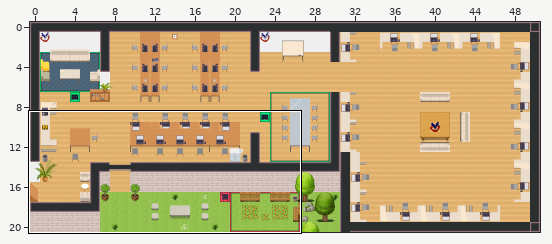
Tiled map (JSON) -- map.tmj. Above, an overview of the earlier version with the close-up marked.
Close-up. Before the edit:
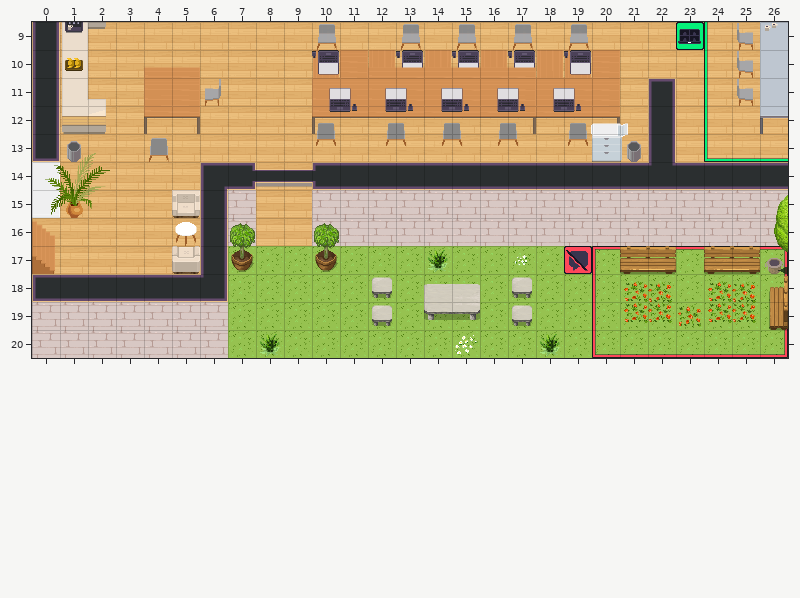
Cells are 32x32 px. Shown: x 0..26, y 9..20. The commit also changed other parts of the map, which this record leaves out.
The result:
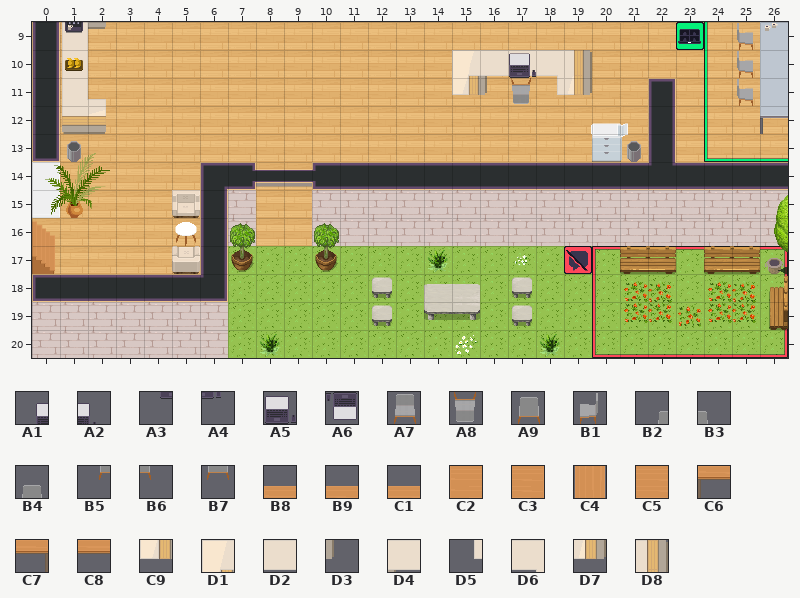
Key: from "WA_Miscellaneous": A1 2, A2 3, A3 12, A4 13, A5 23, A6 23 turned 180; from "WA_Seats": A7 117, A8 117 turned 180, A9 118, B1 120, B2 123, B3 124, B4 126, B5 136, B6 137, B7 139; from "WA_Tables": B8 0, B9 1, C1 3, C2 10, C3 11, C4 12, C5 13, C6 20, C7 21, C8 23, C9 78 turned 270, D1 79 turned 270, D2 80 turned 270, D3 88 turned 270, D4 89 turned 270, D5 108 turned 270, D6 109 turned 270, D7 118 turned 270, D8 119 turned 270.
__ is an empty cell.
Tiles replaced or removed in this view: A1, A2, A3, A4, A6, A7, A9, B1, B2, B3, B4, B5, B6, B7, B8, B9, C1, C2, C3, C4, C5, C6, C7, C8.
The exact change:
Changed rows in their new state; .. is an unchanged cell.
layer "collisions" opacity 100% -> 0%
Layer "furniture/furniture1":
first column x 10:
10 __ __ __ __ __ __ __ __ __ __ __
11 __ __ __ __ __ __ __ __ __ __ __
12 __ __ __ __ __ __ __ __ __ __ __
Layer "furniture/furniture2":
first column x 4:
 9 .. .. .. .. .. .. __ .. .. __ .. __ .. __ .. __
10 __ __ .. .. .. .. __ .. __ __ __ D1 D4 D2 D6 D8
11 __ __ __ .. .. .. .. .. .. .. .. C9 D3 .. D5 D7
12 __ __ .. .. .. .. __ .. __ __ __ __ __ __ .. __
13 __ .. .. .. .. .. __ .. __ __ __ __ __ __ .. __
Layer "furniture/furniture3":
first column x 10:
10 .. .. .. __ .. __ .. A5 .. ..
11 __ __ __ __ __ __ __ A8 __ __
12 __ __ __ __ __ __ __ __ __ __
Layer "above/above1":
first column x 12:
10 __ __ __ __ __ __
